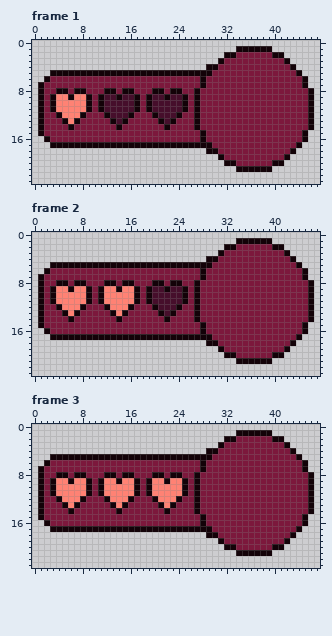
Pixel-art file: aesprite_projects/base_ui.aseprite. Above, as it was before the edit.
48x24 pixels, 3 frames. Shown: frame 1, frame 2, frame 3.
The same view after the edit:
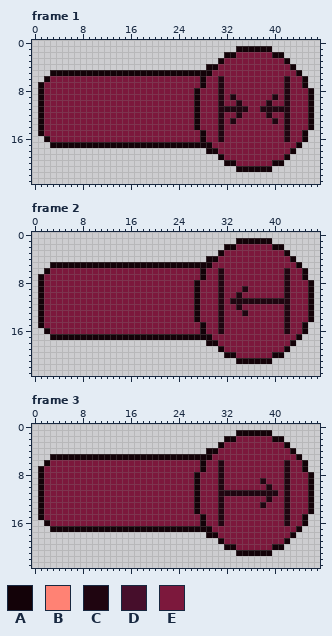
Palette (. is transparent): A #130208  B #ff8274  C #1f0510  D #460e2b  E #7c183c
Changes in this commit:
layer "Logos" now shown
layer "Heart" removed
--- frame 1, layers "Logos", "Base"
@@ x 0..47 @@
  5 ...AAAAAAAAAAAAAAAAAAAAAAAAAAAEEEEEEEEEEEEEEA...
- 6 ..AEEEEEEEEEEEEEEEEEEEEEEEEEAEEEEEEEEEEEEEEEEA..
- 7 .AEEEEEEEEEEEEEEEEEEEEEEEEEEAEEEEEEEEEEEEEEEEA..
- 8 .AEEAAEAAEEEAAEAAEEEAAEAAEEAEEEEEEEEEEEEEEEEEEA.
- 9 .AEABBABBAEADDADDAEADDADDAEAEEEEEEEEEEEEEEEEEEA.
-10 .AEABBBBBAEADDDDDAEADDDDDAEAEEEEEEEEEEEEEEEEEEA.
-11 .AEABBBBBAEADDDDDAEADDDDDAEAEEEEEEEEEEEEEEEEEEA.
-12 .AEEABBBAEEEADDDAEEEADDDAEEAEEEEEEEEEEEEEEEEEEA.
-13 .AEEEABAEEEEEADAEEEEEADAEEEAEEEEEEEEEEEEEEEEEEA.
-14 .AEEEEAEEEEEEEAEEEEEEEAEEEEAEEEEEEEEEEEEEEEEEEA.
-15 .AEEEEEEEEEEEEEEEEEEEEEEEEEEAEEEEEEEEEEEEEEEEA..
-16 ..AEEEEEEEEEEEEEEEEEEEEEEEEEAEEEEEEEEEEEEEEEEA..
+ 6 ..AEEEEEEEEEEEEEEEEEEEEEEEEEAEECEEEEEEEEEECEEA..
+ 7 .AEEEEEEEEEEEEEEEEEEEEEEEEEEAEECEEEEEEEEEECEEA..
+ 8 .AEEEEEEEEEEEEEEEEEEEEEEEEEAEEECEEEEEEEEEECEEEA.
+ 9 .AEEEEEEEEEEEEEEEEEEEEEEEEEAEEECECEEEEEECECEEEA.
+10 .AEEEEEEEEEEEEEEEEEEEEEEEEEAEEECEECEEEECEECEEEA.
+11 .AEEEEEEEEEEEEEEEEEEEEEEEEEAEEECCCCCEECCCCCEEEA.
+12 .AEEEEEEEEEEEEEEEEEEEEEEEEEAEEECEECEEEECEECEEEA.
+13 .AEEEEEEEEEEEEEEEEEEEEEEEEEAEEECECEEEEEECECEEEA.
+14 .AEEEEEEEEEEEEEEEEEEEEEEEEEAEEECEEEEEEEEEECEEEA.
+15 .AEEEEEEEEEEEEEEEEEEEEEEEEEEAEECEEEEEEEEEECEEA..
+16 ..AEEEEEEEEEEEEEEEEEEEEEEEEEAEECEEEEEEEEEECEEA..
 17 ...AAAAAAAAAAAAAAAAAAAAAAAAAAAEEEEEEEEEEEEEEA...
--- frame 2, layers "Logos", "Base"
@@ x 0..47 @@
  5 ...AAAAAAAAAAAAAAAAAAAAAAAAAAAEEEEEEEEEEEEEEA...
- 6 ..AEEEEEEEEEEEEEEEEEEEEEEEEEAEEEEEEEEEEEEEEEEA..
- 7 .AEEEEEEEEEEEEEEEEEEEEEEEEEEAEEEEEEEEEEEEEEEEA..
- 8 .AEEAAEAAEEEAAEAAEEEAAEAAEEAEEEEEEEEEEEEEEEEEEA.
- 9 .AEABBABBAEABBABBAEADDADDAEAEEEEEEEEEEEEEEEEEEA.
-10 .AEABBBBBAEABBBBBAEADDDDDAEAEEEEEEEEEEEEEEEEEEA.
-11 .AEABBBBBAEABBBBBAEADDDDDAEAEEEEEEEEEEEEEEEEEEA.
-12 .AEEABBBAEEEABBBAEEEADDDAEEAEEEEEEEEEEEEEEEEEEA.
-13 .AEEEABAEEEEEABAEEEEEADAEEEAEEEEEEEEEEEEEEEEEEA.
-14 .AEEEEAEEEEEEEAEEEEEEEAEEEEAEEEEEEEEEEEEEEEEEEA.
-15 .AEEEEEEEEEEEEEEEEEEEEEEEEEEAEEEEEEEEEEEEEEEEA..
-16 ..AEEEEEEEEEEEEEEEEEEEEEEEEEAEEEEEEEEEEEEEEEEA..
+ 6 ..AEEEEEEEEEEEEEEEEEEEEEEEEEAEECEEEEEEEEEECEEA..
+ 7 .AEEEEEEEEEEEEEEEEEEEEEEEEEEAEECEEEEEEEEEECEEA..
+ 8 .AEEEEEEEEEEEEEEEEEEEEEEEEEAEEECEEEEEEEEEECEEEA.
+ 9 .AEEEEEEEEEEEEEEEEEEEEEEEEEAEEECEEECEEEEEECEEEA.
+10 .AEEEEEEEEEEEEEEEEEEEEEEEEEAEEECEECEEEEEEECEEEA.
+11 .AEEEEEEEEEEEEEEEEEEEEEEEEEAEEECECCCCCCCCCCEEEA.
+12 .AEEEEEEEEEEEEEEEEEEEEEEEEEAEEECEECEEEEEEECEEEA.
+13 .AEEEEEEEEEEEEEEEEEEEEEEEEEAEEECEEECEEEEEECEEEA.
+14 .AEEEEEEEEEEEEEEEEEEEEEEEEEAEEECEEEEEEEEEECEEEA.
+15 .AEEEEEEEEEEEEEEEEEEEEEEEEEEAEECEEEEEEEEEECEEA..
+16 ..AEEEEEEEEEEEEEEEEEEEEEEEEEAEECEEEEEEEEEECEEA..
 17 ...AAAAAAAAAAAAAAAAAAAAAAAAAAAEEEEEEEEEEEEEEA...
--- frame 3, layers "Logos", "Base"
@@ x 0..47 @@
  5 ...AAAAAAAAAAAAAAAAAAAAAAAAAAAEEEEEEEEEEEEEEA...
- 6 ..AEEEEEEEEEEEEEEEEEEEEEEEEEAEEEEEEEEEEEEEEEEA..
- 7 .AEEEEEEEEEEEEEEEEEEEEEEEEEEAEEEEEEEEEEEEEEEEA..
- 8 .AEEAAEAAEEEAAEAAEEEAAEAAEEAEEEEEEEEEEEEEEEEEEA.
- 9 .AEABBABBAEABBABBAEABBABBAEAEEEEEEEEEEEEEEEEEEA.
-10 .AEABBBBBAEABBBBBAEABBBBBAEAEEEEEEEEEEEEEEEEEEA.
-11 .AEABBBBBAEABBBBBAEABBBBBAEAEEEEEEEEEEEEEEEEEEA.
-12 .AEEABBBAEEEABBBAEEEABBBAEEAEEEEEEEEEEEEEEEEEEA.
-13 .AEEEABAEEEEEABAEEEEEABAEEEAEEEEEEEEEEEEEEEEEEA.
-14 .AEEEEAEEEEEEEAEEEEEEEAEEEEAEEEEEEEEEEEEEEEEEEA.
-15 .AEEEEEEEEEEEEEEEEEEEEEEEEEEAEEEEEEEEEEEEEEEEA..
-16 ..AEEEEEEEEEEEEEEEEEEEEEEEEEAEEEEEEEEEEEEEEEEA..
+ 6 ..AEEEEEEEEEEEEEEEEEEEEEEEEEAEECEEEEEEEEEECEEA..
+ 7 .AEEEEEEEEEEEEEEEEEEEEEEEEEEAEECEEEEEEEEEECEEA..
+ 8 .AEEEEEEEEEEEEEEEEEEEEEEEEEAEEECEEEEEEEEEECEEEA.
+ 9 .AEEEEEEEEEEEEEEEEEEEEEEEEEAEEECEEEEEECEEECEEEA.
+10 .AEEEEEEEEEEEEEEEEEEEEEEEEEAEEECEEEEEEECEECEEEA.
+11 .AEEEEEEEEEEEEEEEEEEEEEEEEEAEEECCCCCCCCCCECEEEA.
+12 .AEEEEEEEEEEEEEEEEEEEEEEEEEAEEECEEEEEEECEECEEEA.
+13 .AEEEEEEEEEEEEEEEEEEEEEEEEEAEEECEEEEEECEEECEEEA.
+14 .AEEEEEEEEEEEEEEEEEEEEEEEEEAEEECEEEEEEEEEECEEEA.
+15 .AEEEEEEEEEEEEEEEEEEEEEEEEEEAEECEEEEEEEEEECEEA..
+16 ..AEEEEEEEEEEEEEEEEEEEEEEEEEAEECEEEEEEEEEECEEA..
 17 ...AAAAAAAAAAAAAAAAAAAAAAAAAAAEEEEEEEEEEEEEEA...
Changed places in both pictures, as pixel boxes (x1, y1, x2, y2):
changed: (218, 76, 290, 142)
changed: (50, 88, 188, 130)
changed: (218, 268, 290, 334)
changed: (50, 280, 188, 322)
changed: (218, 460, 290, 526)
changed: (50, 472, 188, 514)
